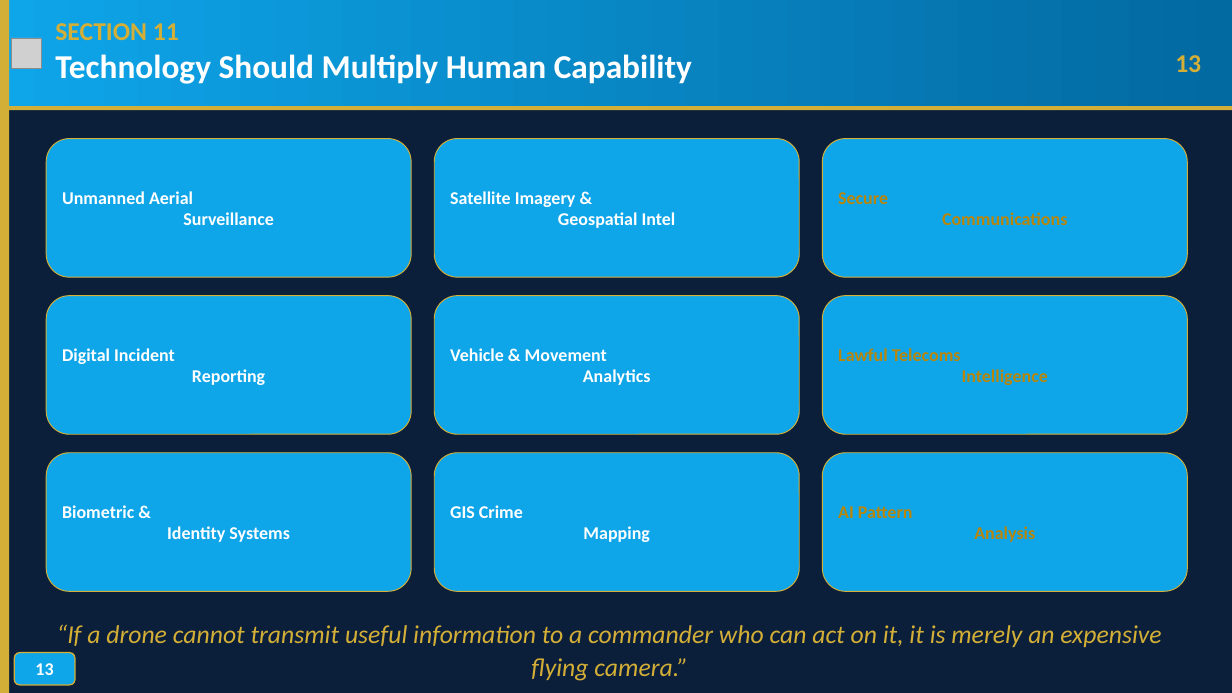
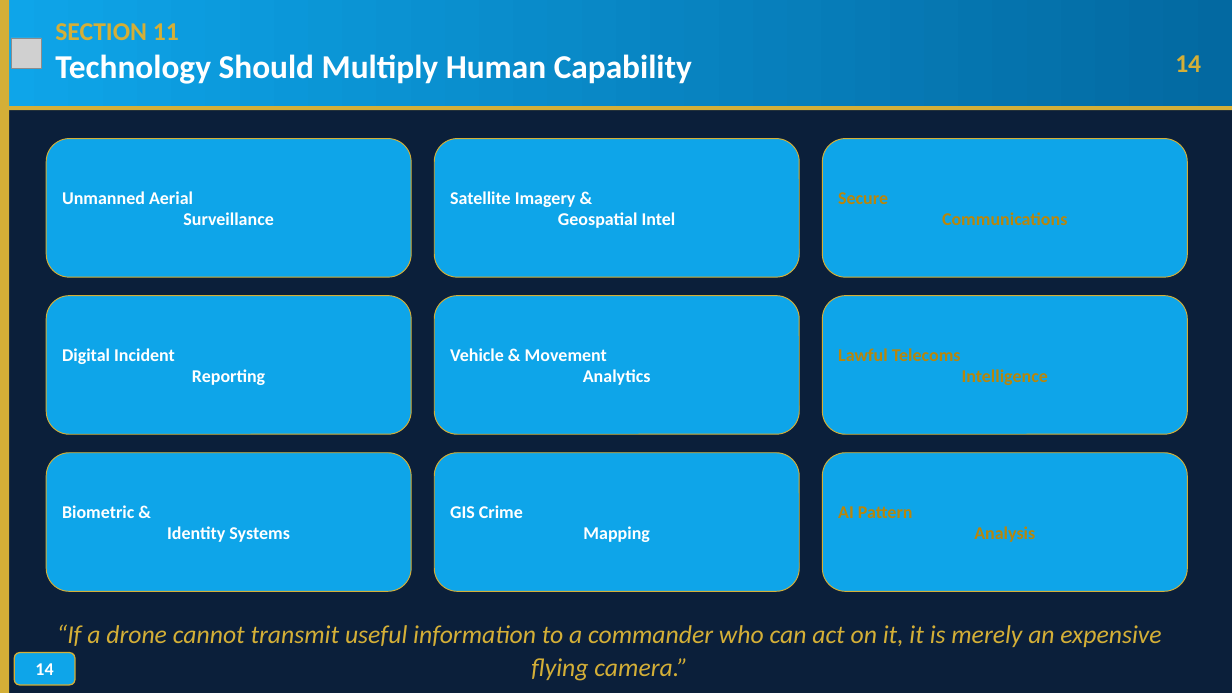
Before and after one commit to TOMDEGGS/BETONIQ-WEST-, a slide deck: slide 14 of avm_morgan_docs/AVM_MORGAN_SECURITY_KEYNOTE_ADDRESS_V4_MOD_AUG31.pptx (slide 13 before the commit). Drawn at 1232x693 pixels with LibreOffice and Linux fonts; fonts in the diff are those of the drawing; grey boxes stand for pictures; background and template pictures are left out. Boxes give left, top, right and bottom in pixels: in the first picture for what was removed or moved away, otherwise in the second. Text is boxed around its words. In the diff, an @@ line names an element or a change of style, - is before the commit and + after.

```diff
--- a/avm_morgan_docs/AVM_MORGAN_SECURITY_KEYNOTE_ADDRESS_V4_MOD_AUG31.pptx
+++ b/avm_morgan_docs/AVM_MORGAN_SECURITY_KEYNOTE_ADDRESS_V4_MOD_AUG31.pptx
@@ text at (1175, 55, 1201, 72): text changed @@
-13
+14
@@ text in rounded rectangle at (35, 663, 53, 675): text changed @@
-13
+14
```
Also in this commit, not shown: 26 other slides changed, 1 slide added.
